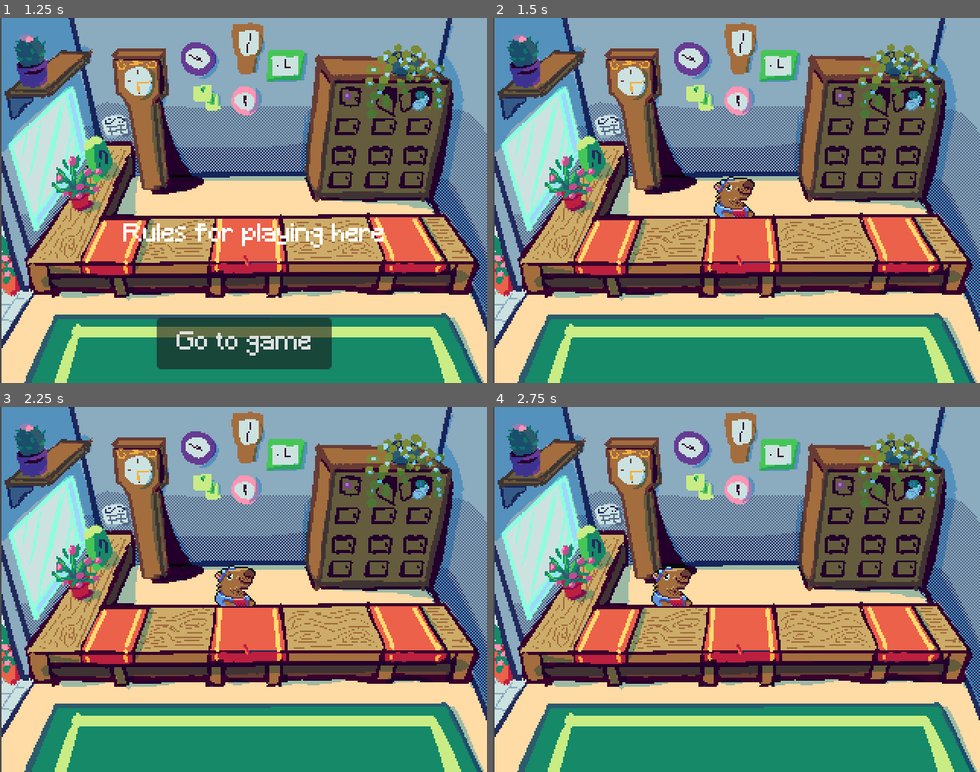
Above: before the commit, frames 1-4 (two rows, left to right).
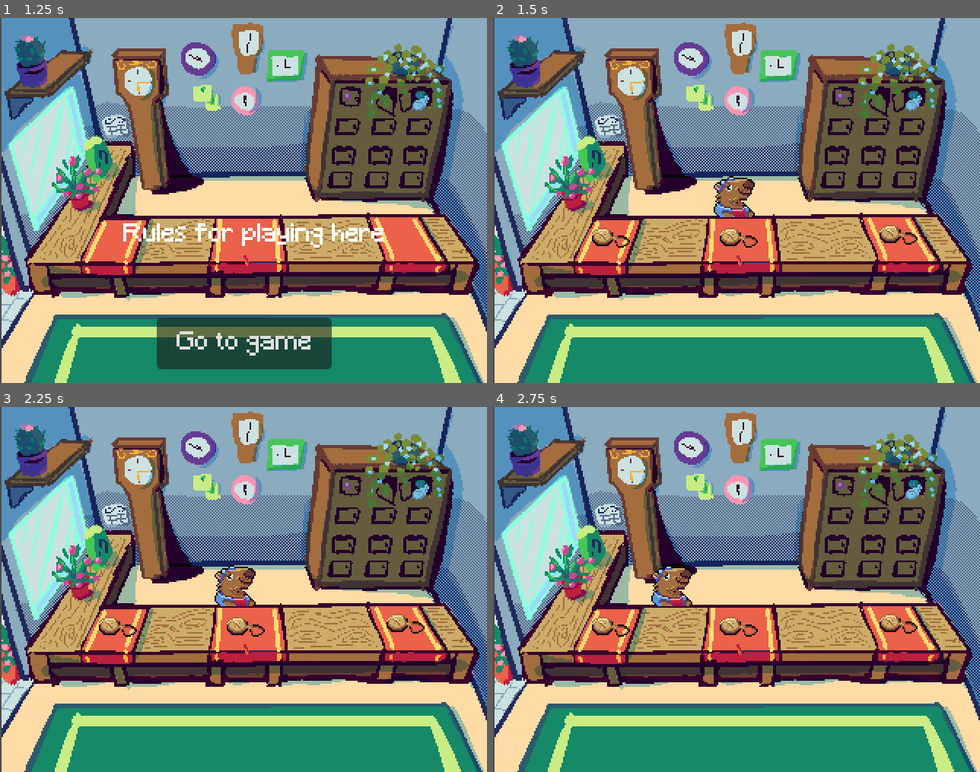
Above: after the commit, the same moments.

Repository: d-nery/capy-timeporium
Game: Godot game, scene res://Scenes/Menu/start_screen.tscn
Same seed, same stepped clock (60 frames per second), same inputs: the game is played once before the commit and once after it.
Inputs (mouse positions are in pixels of both pictures, inside the frame that each line leads up to):
- Up to frame 1 (1.25 s): tap Enter at 0.5 s; move the mouse to (350, 182) at 0.52 s; click (350, 182) at 0.67 s
- Up to frame 2 (1.5 s): click "Go to game" at 1.25 s
- Up to frame 3 (2.25 s): tap Space at 2 s; move the mouse to (116, 622) at 2.02 s; click (116, 622) at 2.17 s
- Up to frame 4 (2.75 s): no input

Frame 1 is identical in both runs. In frame 2, 0.7% of the frame differs, in the area x 20-88%, y 56-63%; in frame 3, 0.7%; in frame 4, 0.7%.

Commit message:
Adding mini clock asset

Diff:
--- a/Scenes/Room.tscn
+++ b/Scenes/Room.tscn
@@ -1,8 +1,54 @@
-[gd_scene load_steps=12 format=3 uid="uid://dtyvidyxrcf5a"]
+[gd_scene load_steps=13 format=3 uid="uid://dfgyeipkop1re"]
 
 [ext_resource type="Script" path="res://Scenes/Room.gd" id="1_tuqrp"]
 [ext_resource type="Texture2D" uid="uid://c1w8bc2xoegcd" path="res://Assets/Background/game-room.png" id="1_vf8nt"]
 [ext_resource type="Texture2D" uid="uid://c3hhkqwbnpi1w" path="res://Assets/Actors/capy.png" id="3_6ggd5"]
+[ext_resource type="Texture2D" uid="uid://jiqa2qo55kci" path="res://Assets/Objects/mini-clock.png" id="4_h7paj"]
+
+[sub_resource type="Animation" id="Animation_uasj7"]
+length = 0.001
+tracks/0/type = "value"
+tracks/0/imported = false
+tracks/0/enabled = true
+tracks/0/path = NodePath(".:offset")
+tracks/0/interp = 1
+tracks/0/loop_wrap = true
+tracks/0/keys = {
+"times": PackedFloat32Array(0),
+"transitions": PackedFloat32Array(1),
+"update": 0,
+"values": [Vector2(0, 0)]
+}
+
+[sub_resource type="Animation" id="Animation_lxl3d"]
+resource_name = "left_to_middle"
+tracks/0/type = "value"
+tracks/0/imported = false
+tracks/0/enabled = true
+tracks/0/path = NodePath(".:offset")
+tracks/0/interp = 1
+tracks/0/loop_wrap = true
+tracks/0/keys = {
+"times": PackedFloat32Array(0, 1),
+"transitions": PackedFloat32Array(1, 1),
+"update": 0,
+"values": [Vector2(-75, 0), Vector2(0, 0)]
+}
+
+[sub_resource type="Animation" id="Animation_m2rd6"]
+resource_name = "left_to_right"
+tracks/0/type = "value"
+tracks/0/imported = false
+tracks/0/enabled = true
+tracks/0/path = NodePath(".:offset")
+tracks/0/interp = 1
+tracks/0/loop_wrap = true
+tracks/0/keys = {
+"times": PackedFloat32Array(0, 0.5, 1),
+"transitions": PackedFloat32Array(1, 1, 1),
+"update": 0,
+"values": [Vector2(-75, 0), Vector2(0, 0), Vector2(100, 0)]
+}
 
 [sub_resource type="Animation" id="Animation_1pedm"]
 resource_name = "middle_to_left"
@@ -17,21 +63,6 @@
 "transitions": PackedFloat32Array(1, 1),
 "update": 0,
 "values": [Vector2(0, 0), Vector2(-75, 0)]
-}
-
-[sub_resource type="Animation" id="Animation_uasj7"]
-length = 0.001
-tracks/0/type = "value"
-tracks/0/imported = false
-tracks/0/enabled = true
-tracks/0/path = NodePath(".:offset")
-tracks/0/interp = 1
-tracks/0/loop_wrap = true
-tracks/0/keys = {
-"times": PackedFloat32Array(0),
-"transitions": PackedFloat32Array(1),
-"update": 0,
-"values": [Vector2(0, 0)]
 }
 
 [sub_resource type="Animation" id="Animation_lirgr"]
@@ -49,8 +80,8 @@
 "values": [Vector2(0, 0), Vector2(100, 0)]
 }
 
-[sub_resource type="Animation" id="Animation_lxl3d"]
-resource_name = "left_to_middle"
+[sub_resource type="Animation" id="Animation_ltk21"]
+resource_name = "right_to_left"
 tracks/0/type = "value"
 tracks/0/imported = false
 tracks/0/enabled = true
@@ -58,10 +89,10 @@
 tracks/0/interp = 1
 tracks/0/loop_wrap = true
 tracks/0/keys = {
-"times": PackedFloat32Array(0, 1),
-"transitions": PackedFloat32Array(1, 1),
+"times": PackedFloat32Array(0, 0.5, 1),
+"transitions": PackedFloat32Array(1, 1, 1),
 "update": 0,
-"values": [Vector2(-75, 0), Vector2(0, 0)]
+"values": [Vector2(100, 0), Vector2(0, 0), Vector2(-75, 0)]
 }
 
 [sub_resource type="Animation" id="Animation_8br3e"]
@@ -77,36 +108,6 @@
 "transitions": PackedFloat32Array(1, 1),
 "update": 0,
 "values": [Vector2(100, 0), Vector2(0, 0)]
-}
-
-[sub_resource type="Animation" id="Animation_m2rd6"]
-resource_name = "left_to_right"
-tracks/0/type = "value"
-tracks/0/imported = false
-tracks/0/enabled = true
-tracks/0/path = NodePath(".:offset")
-tracks/0/interp = 1
-tracks/0/loop_wrap = true
-tracks/0/keys = {
-"times": PackedFloat32Array(0, 0.5, 1),
-"transitions": PackedFloat32Array(1, 1, 1),
-"update": 0,
-"values": [Vector2(-75, 0), Vector2(0, 0), Vector2(100, 0)]
-}
-
-[sub_resource type="Animation" id="Animation_ltk21"]
-resource_name = "right_to_left"
-tracks/0/type = "value"
-tracks/0/imported = false
-tracks/0/enabled = true
-tracks/0/path = NodePath(".:offset")
-tracks/0/interp = 1
-tracks/0/loop_wrap = true
-tracks/0/keys = {
-"times": PackedFloat32Array(0, 0.5, 1),
-"transitions": PackedFloat32Array(1, 1, 1),
-"update": 0,
-"values": [Vector2(100, 0), Vector2(0, 0), Vector2(-75, 0)]
 }
 
 [sub_resource type="AnimationLibrary" id="AnimationLibrary_bpv2o"]
@@ -159,6 +160,18 @@
 [node name="CollisionPolygon2D" type="CollisionPolygon2D" parent="RightTable"]
 polygon = PackedVector2Array(-25, -15, 12, -15, 31, 15, 32, 22, -15, 22, -13, 12)
 
+[node name="Mini-clock" type="Sprite2D" parent="."]
+position = Vector2(76, 145)
+texture = ExtResource("4_h7paj")
+
+[node name="Mini-clock2" type="Sprite2D" parent="."]
+position = Vector2(160, 145)
+texture = ExtResource("4_h7paj")
+
+[node name="Mini-clock3" type="Sprite2D" parent="."]
+position = Vector2(265, 143)
+texture = ExtResource("4_h7paj")
+
 [connection signal="animation_finished" from="Capy/CapyAnimationPlayer" to="." method="_on_capy_animation_player_animation_finished"]
 [connection signal="input_event" from="LeftTable" to="." method="_on_table_input_event" binds= ["left"]]
 [connection signal="mouse_entered" from="LeftTable" to="." method="_on_table_mouse_entered"]
Binary file added: Assets/Objects/mini-clock.png
Not shown, added: Assets/Objects/mini-clock.png.import
